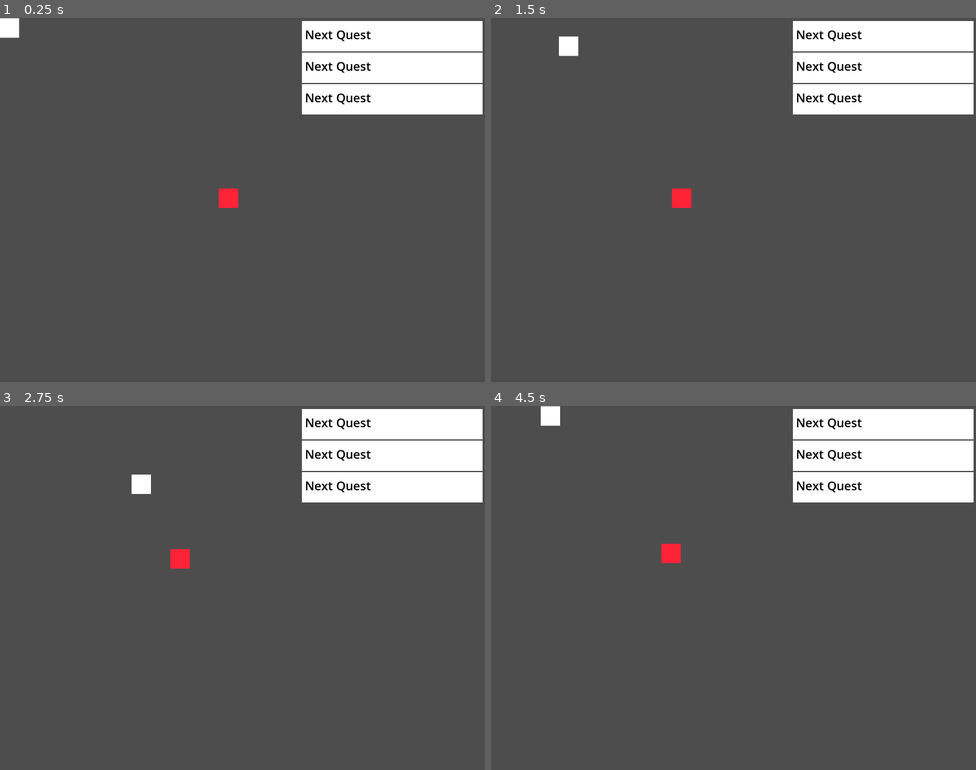
Above: before the commit, frames 1-4 (two rows, left to right).
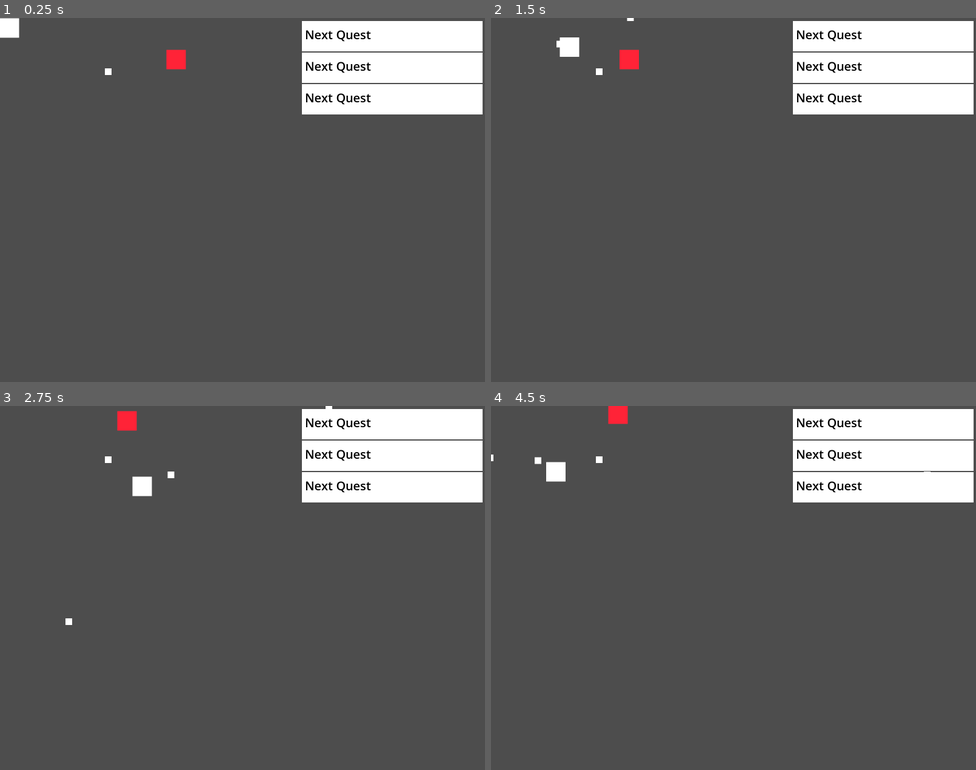
Above: after the commit, the same moments.

Repository: precup/LD51
Game: Godot game, scene res://root.tscn
Two runs of this game, one before a commit and one after it. Both use one fixed random seed, a clock stepped at 60 frames per second and the inputs below.
Inputs:
- Up to frame 1 (0.25 s): no input
- Up to frame 2 (1.5 s): hold Right (ui_right) 0.53-1.28 s; tap X (shoot, bound only after the commit) at 0.6, 1.35 s; hold Down (ui_down) from 1.28 s (still down)
- Up to frame 3 (2.75 s): release Down (ui_down) at 2.03 s; hold Right (ui_right) from 2.03 s (still down); tap X (shoot, bound only after the commit) at 2.1 s
- Up to frame 4 (4.5 s): release Right (ui_right) at 2.78 s; hold Up (ui_up) 2.78-3.53 s; tap X (shoot, bound only after the commit) at 2.85, 3.6, 4.35 s; hold Left (ui_left) from 3.53 s (still down)

The runs differ from the first frame. In frame 1, 0.5% of the frame differs, in the area x 21-50%, y 8-53%; in frame 2, 0.5%; in frame 3, 0.6%; in frame 4, 0.9%, in the area x 0-91%, y 0-44%.

Commit message:
add shoot enemies

Diff:
--- /dev/null
+++ b/bullet.gd
@@ -0,0 +1,30 @@
+extends Node2D
+class_name Bullet
+
+var direction: Vector2
+var shooter: Node
+
+func initialize(direction: Vector2, shooter: Node):
+  self.shooter = shooter
+  self.direction = direction
+
+# Called when the node enters the scene tree for the first time.
+func _ready():
+  pass # Replace with function body.
+
+
+# Called every frame. 'delta' is the elapsed time since the previous frame.
+func _process(delta):
+  position += direction * delta * 500
+
+
+func _on_hit_area_body_entered(body):
+  print("hit", body.name)
+
+  if body.name == "enemy":
+    body.hit()
+
+  if body.has_method("hit") and body != shooter:
+    body.hit()
+
+    queue_free()
--- /dev/null
+++ b/bullet.tscn
@@ -0,0 +1,29 @@
+[gd_scene load_steps=4 format=3 uid="uid://cea0ff6stwyon"]
+
+[ext_resource type="Script" path="res://bullet.gd" id="1_c42cd"]
+[ext_resource type="Texture2D" uid="uid://bfsb85o2bm58k" path="res://assets/white_square_64x64.png" id="1_d7ark"]
+
+[sub_resource type="RectangleShape2D" id="RectangleShape2D_syl5c"]
+size = Vector2(28, 27)
+
+[node name="bullet" type="Node2D"]
+position = Vector2(355, 178)
+script = ExtResource("1_c42cd")
+
+[node name="filler_img" type="Sprite2D" parent="."]
+position = Vector2(2, -1)
+scale = Vector2(0.34375, 0.34375)
+texture = ExtResource("1_d7ark")
+
+[node name="body" type="RigidBody2D" parent="."]
+
+[node name="shape" type="CollisionShape2D" parent="body"]
+shape = SubResource("RectangleShape2D_syl5c")
+
+[node name="hit_area" type="Area2D" parent="."]
+
+[node name="shape" type="CollisionShape2D" parent="hit_area"]
+position = Vector2(0, 1)
+shape = SubResource("RectangleShape2D_syl5c")
+
+[connection signal="body_entered" from="hit_area" to="." method="_on_hit_area_body_entered"]
--- a/enemy.gd
+++ b/enemy.gd
@@ -1,4 +1,5 @@
 extends CharacterBody2D
+class_name Enemy
 
 var next_destination = Vector2.ZERO
 
@@ -30,3 +31,7 @@
   velocity = direction * 100
 
   move_and_slide()
+
+func hit():
+  print("HIT")
+  queue_free()
--- /dev/null
+++ b/enemy.tscn
@@ -0,0 +1,30 @@
+[gd_scene load_steps=5 format=3 uid="uid://5m5u4ju6obmn"]
+
+[ext_resource type="Script" path="res://enemy.gd" id="1_iujh1"]
+[ext_resource type="Texture2D" uid="uid://bfsb85o2bm58k" path="res://assets/white_square_64x64.png" id="2_r5rv8"]
+
+[sub_resource type="RectangleShape2D" id="RectangleShape2D_kkfjx"]
+size = Vector2(50, 50)
+
+[sub_resource type="RectangleShape2D" id="RectangleShape2D_2d426"]
+size = Vector2(72.5, 73.5)
+
+[node name="enemy" type="CharacterBody2D"]
+position = Vector2(1, -2)
+script = ExtResource("1_iujh1")
+
+[node name="collision_shape" type="CollisionShape2D" parent="."]
+position = Vector2(25, 25)
+shape = SubResource("RectangleShape2D_kkfjx")
+
+[node name="filler_image" type="Sprite2D" parent="."]
+modulate = Color(1, 0.137255, 0.215686, 1)
+position = Vector2(31, 33)
+texture = ExtResource("2_r5rv8")
+
+[node name="area" type="Area2D" parent="."]
+position = Vector2(129, 25)
+
+[node name="CollisionShape2d" type="CollisionShape2D" parent="area"]
+position = Vector2(-97.25, 8.25)
+shape = SubResource("RectangleShape2D_2d426")
--- a/player.gd
+++ b/player.gd
@@ -1,9 +1,8 @@
 extends CharacterBody2D
 
 var speed = 400
-
-func _ready():
-  pass
+var bullet_scene = preload("res://bullet.tscn")
+var last_direction = Vector2.LEFT
 
 func _process(_delta):
   var direction = Input.get_vector(
@@ -15,4 +14,18 @@
 
   velocity = direction
 
+  if direction.length() > 0:
+    last_direction = direction.normalized()
+
   move_and_slide()
+  check_for_shoot()
+
+func check_for_shoot():
+  if Input.is_action_just_pressed("shoot"):
+    var bullet = bullet_scene.instantiate()
+
+    bullet.position = position
+    bullet.rotation = rotation
+    get_parent().add_child(bullet)
+
+    bullet.initialize(last_direction, self)
--- a/project.godot
+++ b/project.godot
@@ -7,6 +7,22 @@
 ;   param=value ; assign values to parameters
 
 config_version=5
+
+_global_script_classes=[{
+"base": "Node2D",
+"class": &"Bullet",
+"language": &"GDScript",
+"path": "res://bullet.gd"
+}, {
+"base": "CharacterBody2D",
+"class": &"Enemy",
+"language": &"GDScript",
+"path": "res://enemy.gd"
+}]
+_global_script_class_icons={
+"Bullet": "",
+"Enemy": ""
+}
 
 [application]
 
@@ -20,3 +36,11 @@
 window/size/viewport_width=1600
 window/size/viewport_height=1200
 window/size/resizable=false
+
+[input]
+
+shoot={
+"deadzone": 0.5,
+"events": [Object(InputEventKey,"resource_local_to_scene":false,"resource_name":"","device":0,"window_id":0,"alt_pressed":false,"shift_pressed":false,"ctrl_pressed":false,"meta_pressed":false,"pressed":false,"keycode":0,"physical_keycode":88,"unicode":0,"echo":false,"script":null)
+]
+}
--- a/root.tscn
+++ b/root.tscn
@@ -1,9 +1,10 @@
-[gd_scene load_steps=6 format=3 uid="uid://dlpmnpatbwk18"]
+[gd_scene load_steps=7 format=3 uid="uid://dlpmnpatbwk18"]
 
 [ext_resource type="Script" path="res://player.gd" id="1_j03ts"]
 [ext_resource type="Texture2D" uid="uid://bfsb85o2bm58k" path="res://assets/white_square_64x64.png" id="2_gp4kr"]
 [ext_resource type="PackedScene" uid="uid://dx64fy25a3w0k" path="res://quest.tscn" id="3_4fbd4"]
-[ext_resource type="Script" path="res://enemy.gd" id="4_xvscb"]
+[ext_resource type="PackedScene" uid="uid://5m5u4ju6obmn" path="res://enemy.tscn" id="4_ltobp"]
+[ext_resource type="PackedScene" uid="uid://cea0ff6stwyon" path="res://bullet.tscn" id="5_e64vc"]
 
 [sub_resource type="RectangleShape2D" id="RectangleShape2D_kkfjx"]
 size = Vector2(50, 50)
@@ -40,15 +41,7 @@
 offset_top = 208.0
 offset_bottom = 308.0
 
-[node name="enemy" type="CharacterBody2D" parent="."]
-position = Vector2(748, 561)
-script = ExtResource("4_xvscb")
+[node name="enemy" parent="." instance=ExtResource("4_ltobp")]
+position = Vector2(575, 104)
 
-[node name="collision_shape" type="CollisionShape2D" parent="enemy"]
-position = Vector2(25, 25)
-shape = SubResource("RectangleShape2D_kkfjx")
-
-[node name="filler_image" type="Sprite2D" parent="enemy"]
-modulate = Color(1, 0.137255, 0.215686, 1)
-position = Vector2(31, 33)
-texture = ExtResource("2_gp4kr")
+[node name="bullet" parent="." instance=ExtResource("5_e64vc")]
